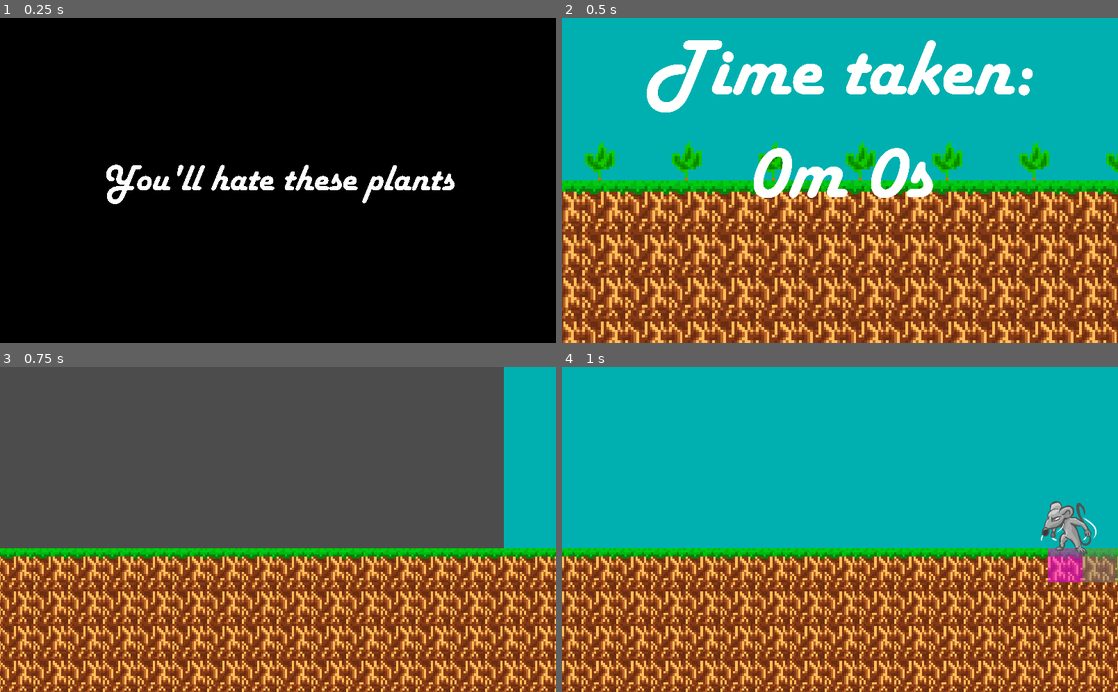
Above: before the commit, frames 1-4 (two rows, left to right).
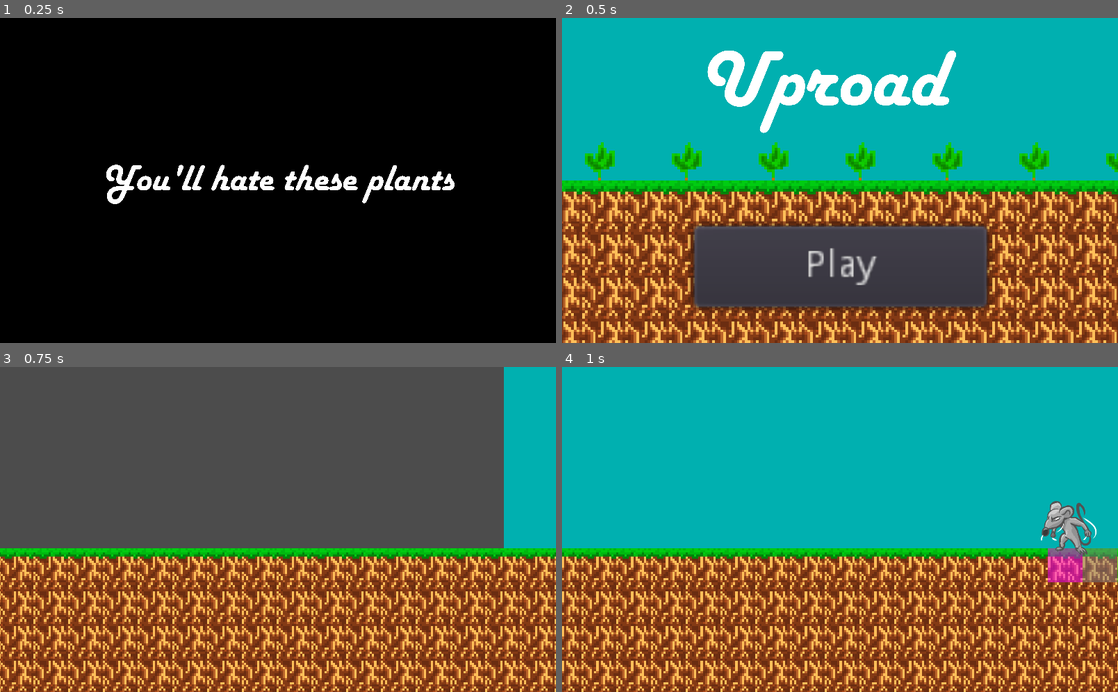
Above: after the commit, the same moments.

Repository: EndersteveGamer/GGJ-2023
Game: Godot game, scene res://Scene/Intro/Intro.tscn
Same seed, same stepped clock (60 frames per second), same inputs: the game is played once before the commit and once after it.
Inputs:
- Up to frame 1 (0.25 s): no input
- Up to frame 2 (0.5 s): no input
- Up to frame 3 (0.75 s): click "Play" at 0.5 s
- Up to frame 4 (1 s): no input

Frame 1 is identical in both runs. In frame 2, 22% of the frame differs, in the area x 15-85%, y 6-91%; in frame 3, nothing differs; in frame 4, nothing differs.

Commit message:
Something I guess ?

Diff:
--- a/The Other Godot Project/project.godot
+++ b/The Other Godot Project/project.godot
@@ -16,8 +16,8 @@
 
 [autoload]
 
+EndScreen="*res://Scene/End Screen.tscn"
 GlobalVars="*res://Scene/GlobalVars.tscn"
-EndScreen="*res://Scene/End Screen.tscn"
 
 [display]
 
